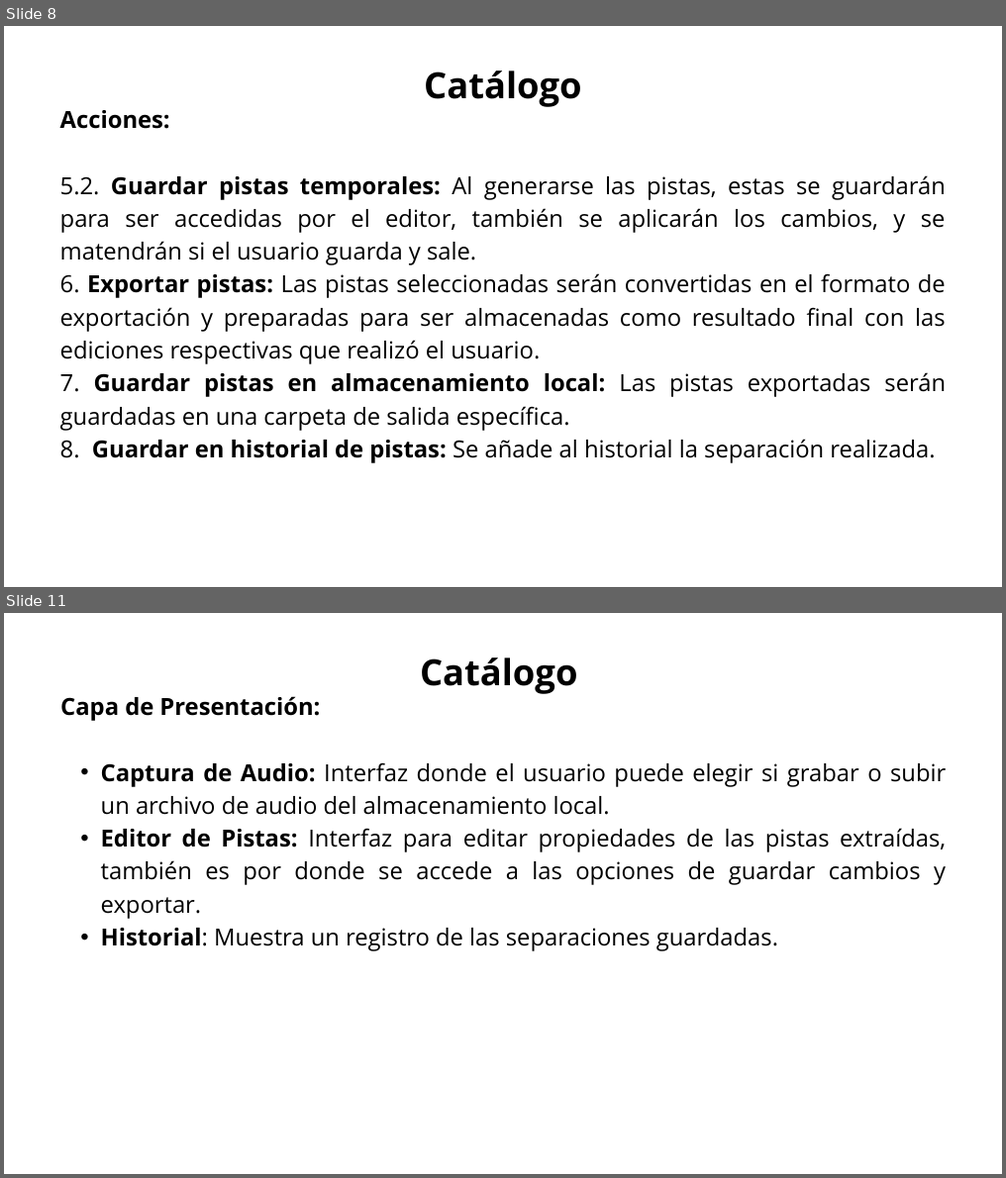
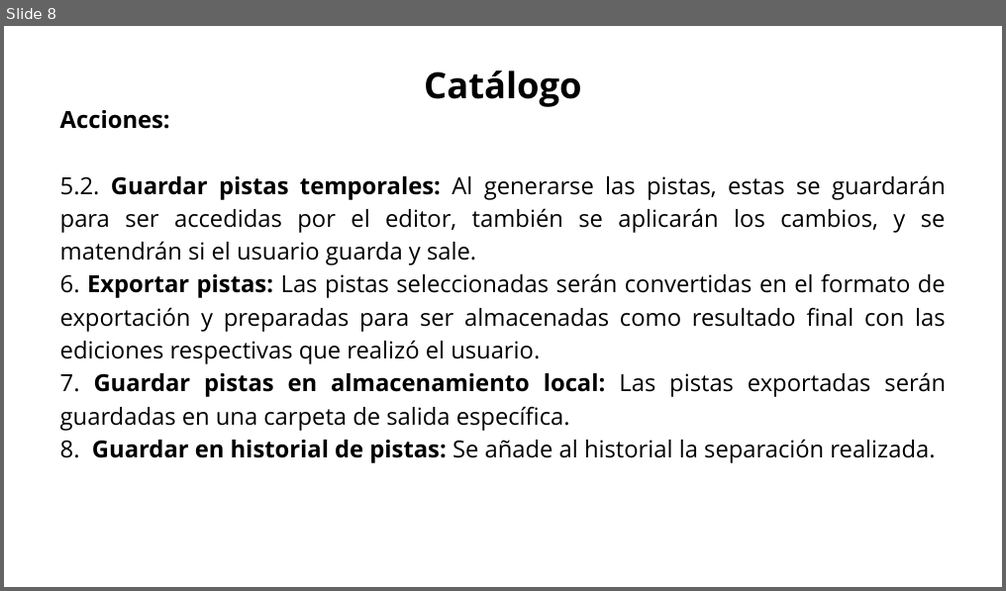
Before and after one commit to Jucer74/SoftwareArchitecture, a slide deck: Project/Views/SistemaSeparacionAudio.views.pptx. Shown one above the other, each under a label of ours: slides 8 and 11 before the commit, slide 8 after it; the slides between them are not shown. The pictures are 1006x1178 and 1006x591 pixels, drawn with LibreOffice and Linux fonts; fonts in the diff are those of the drawing. Boxes give left, top, right and bottom in pixels: in the first picture for what was removed or moved away, otherwise in the second. Text is boxed around its words. In the diff, an @@ line names an element or a change of style, - is before the commit and + after.

```diff
--- a/Project/Views/SistemaSeparacionAudio.views.pptx
+++ b/Project/Views/SistemaSeparacionAudio.views.pptx
@@ slide 11 removed at (4, 613, 1002, 1174), background #FFFFFF @@
@@ text removed at (420, 658, 578, 694) @@
-Catálogo
@@ text removed at (60, 696, 945, 952) @@
-Capa de Presentación:
-  • Captura de Audio: Interfaz donde el usuario puede elegir si grabar o subir un archivo de audio del almacenamiento local.
-  • Editor de Pistas: Interfaz para editar propiedades de las pistas extraídas, también es por donde se accede a las opciones de guardar cambios y exportar.
-  • Historial: Muestra un registro de las separaciones guardadas.
```
Also in this commit, not shown: 10 slides changed, 7 slides added, 4 other slides removed.
